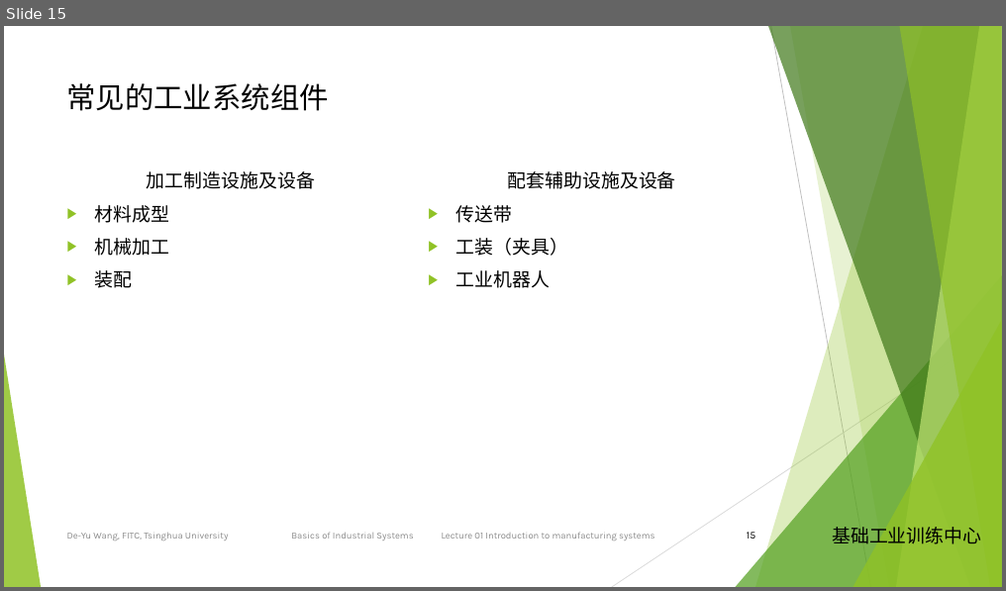
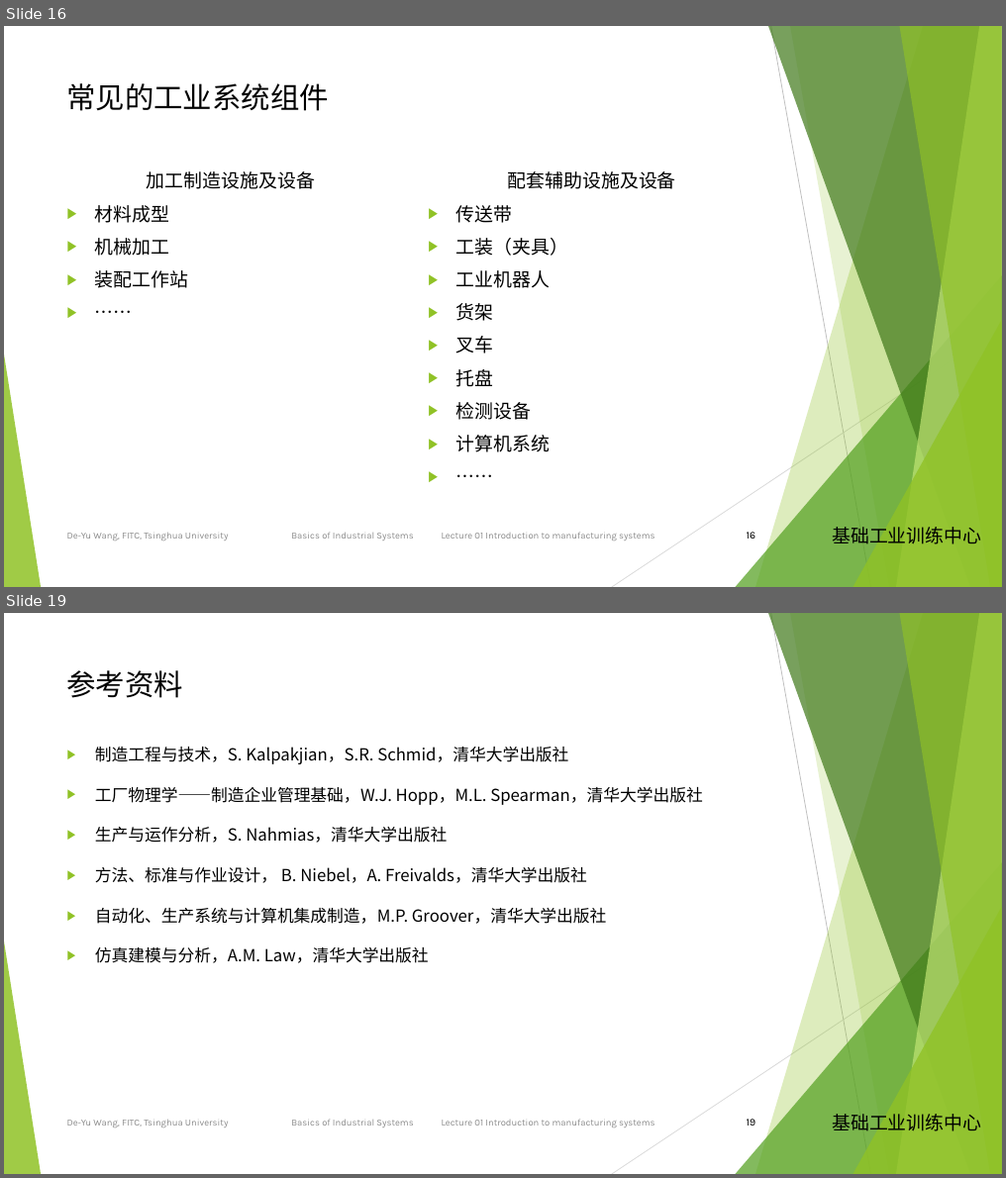
Before and after one commit to woodyme/i.center_my_workzone, a slide deck: 工业系统概论/课程方案/工业系统沙盘01-制造系统导言.pptx. Shown one above the other, each under a label of ours: slide 15 before the commit, slides 16 and 19 after it; the slides between them are not shown. The pictures are 1006x591 and 1006x1178 pixels, drawn with LibreOffice and Linux fonts; fonts in the diff are those of the drawing; background and template pictures are left out. Boxes give left, top, right and bottom in pixels: in the first picture for what was removed or moved away, otherwise in the second. Text is boxed around its words. In the diff, an @@ line names an element or a change of style, - is before the commit and + after.

Commit message:
update 工业系统沙盘01-制造系统导言

```diff
--- a/工业系统概论/课程方案/工业系统沙盘01-制造系统导言.pptx
+++ b/工业系统概论/课程方案/工业系统沙盘01-制造系统导言.pptx
@@ slide 19 added at [4,613,1002,1174], background #FFFFFF; not listed: 12 template elements that a slide beside it also shows @@
@@ title added at [67,670,183,698], 28 pt, text #000000 @@
+参考资料
@@ text added at [95,747,703,963], 16 pt, text #000000 @@
+▶ 制造工程与技术，S. Kalpakjian，S.R. Schmid，清华大学出版社
+▶ 工厂物理学——制造企业管理基础，W.J. Hopp，M.L. Spearman，清华大学出版社
+▶ 生产与运作分析，S. Nahmias，清华大学出版社
+▶ 方法、标准与作业设计， B. Niebel，A. Freivalds，清华大学出版社
+▶ 自动化、生产系统与计算机集成制造，M.P. Groover，清华大学出版社
+▶ 仿真建模与分析，A.M. Law，清华大学出版社
@@ page number added at [746,1119,756,1126], 10 pt, text #000000 @@
+19
@@ what was slide 15 is now slide 16 @@
@@ slide 16 changed as well @@
@@ background #F0FFC8 to #FFFFFF @@
@@ text at [95,271,188,288]: text changed @@
-▶ 装配
+▶ 装配工作站
+▶ ……
@@ text at [456,303,549,453]: paragraphs added @@
+▶ 货架
+▶ 叉车
+▶ 托盘
+▶ 检测设备
+▶ 计算机系统
+▶ ……
@@ line (1002, 328) - (612, 587): stroke #DDFF84 0.75 pt to #D9D9D9 0.75 pt @@
@@ page number at [746,532,755,539]: text changed @@
-15
+16
```
Also in this commit, not shown: 15 other slides changed, 3 other slides added, 1 other file.
